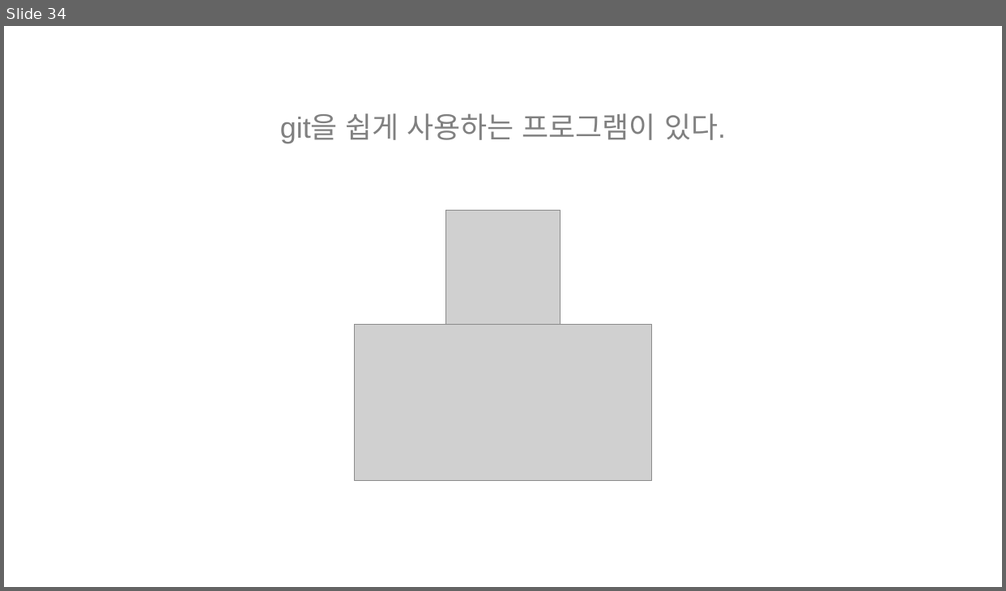
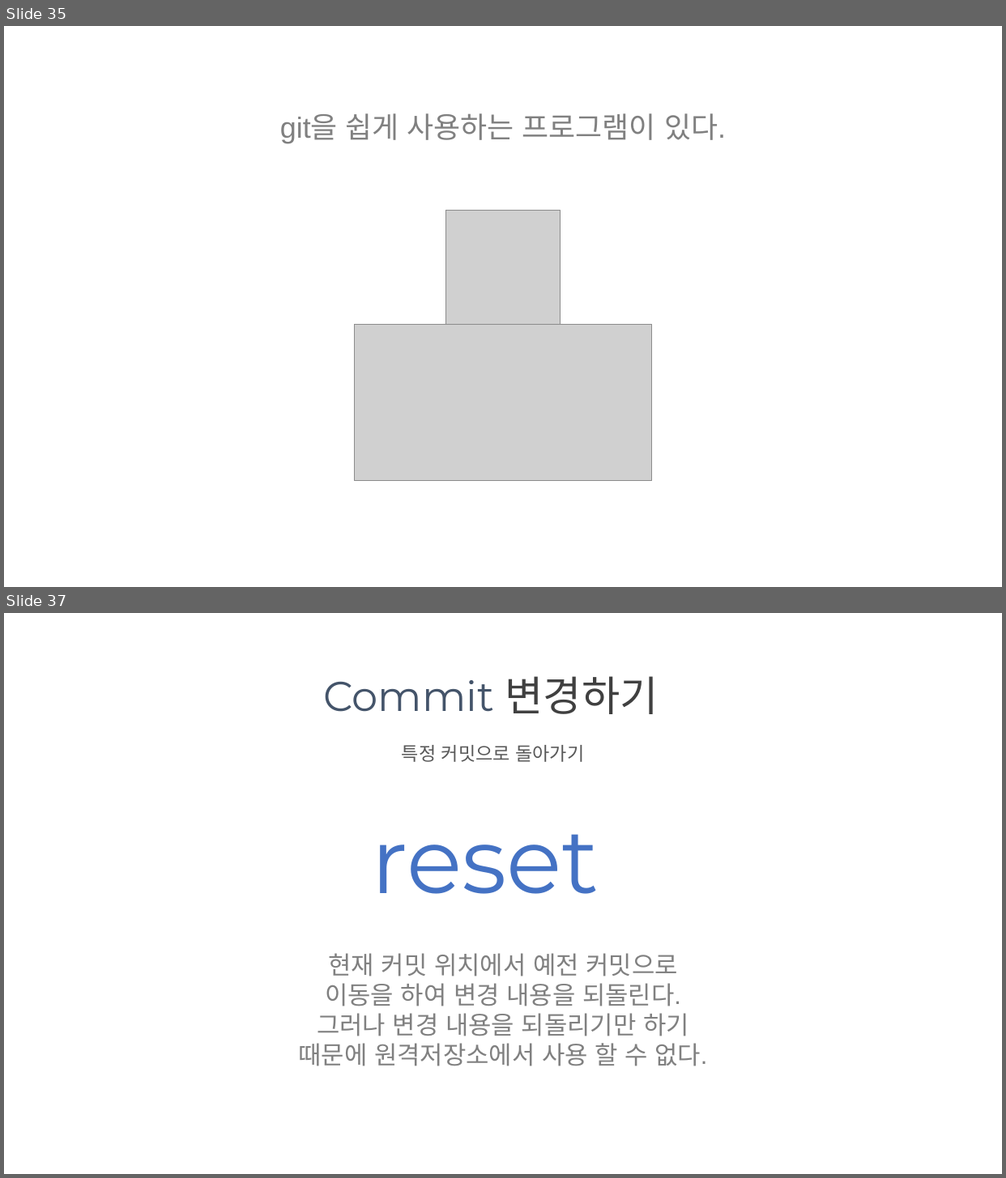
Before and after one commit to juniair/Summary-PPT, a slide deck: git 사용법.pptx. Shown one above the other, each under a label of ours: slide 34 before the commit, slides 35 and 37 after it; the slides between them are not shown. The pictures are 1006x591 and 1006x1178 pixels, drawn with LibreOffice and Linux fonts; fonts in the diff are those of the drawing; grey boxes stand for pictures. Boxes give left, top, right and bottom in pixels: in the first picture for what was removed or moved away, otherwise in the second. Text is boxed around its words. In the diff, an @@ line names an element or a change of style, - is before the commit and + after.

```diff
--- a/git 사용법.pptx
+++ b/git 사용법.pptx
@@ slide 37 added at <box>4,613,1002,1174</box>, background #FFFFFF @@
@@ text added at <box>323,676,658,714</box>, 40 pt, text #44546A @@
+Commit 변경하기
@@ text added at <box>402,745,584,762</box>, 18 pt, text #595959 @@
+특정 커밋으로 돌아가기
@@ text added at <box>371,834,599,894</box>, 88 pt, text #4472C4 @@
+reset
@@ text added at <box>298,953,707,1067</box>, 24 pt, text #808080 @@
+현재 커밋 위치에서 예전 커밋으로
+이동을 하여 변경 내용을 되돌린다.
+그러나 변경 내용을 되돌리기만 하기
+때문에 원격저장소에서 사용 할 수 없다.
@@ what was slide 34 is now slide 35 @@
```
Also in this commit, not shown: 2 slides changed, 8 other slides added, 1 slide removed.
